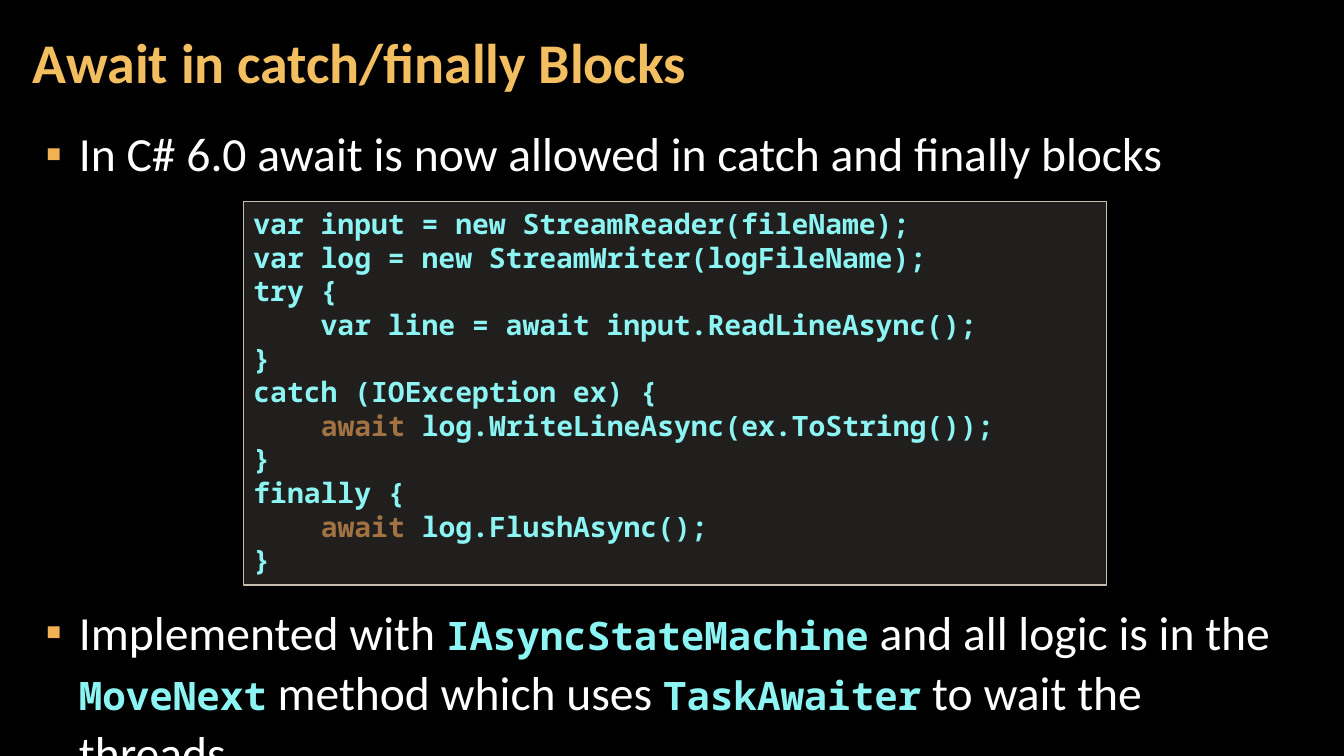
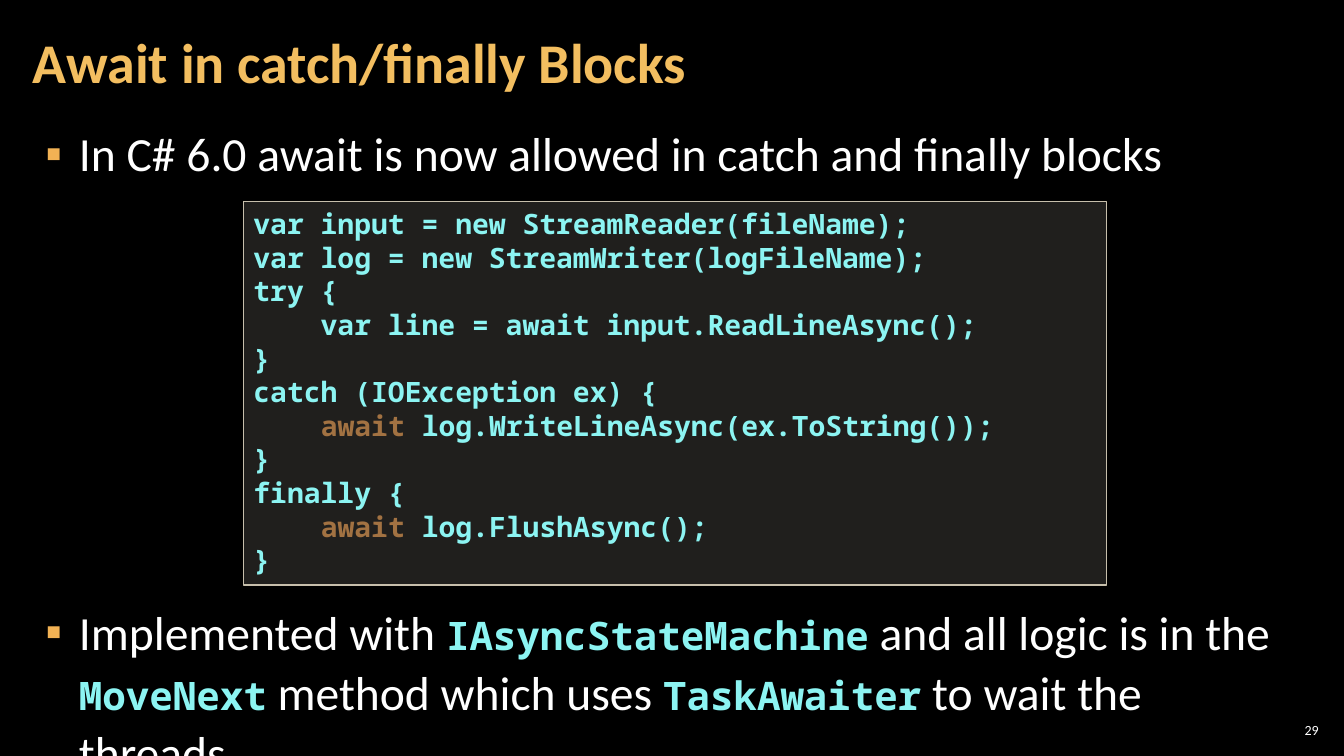
Before and after one commit to NikolayIT/CSharp-New-Features, a slide deck: slide 29 of docs/What is new in CSharp 6.0 and 7.0.pptx. Drawn at 1344x756 pixels with LibreOffice and Linux fonts; fonts in the diff are those of the drawing; background and template pictures are left out. Boxes give left, top, right and bottom in pixels: in the first picture for what was removed or moved away, otherwise in the second. Text is boxed around its words. In the diff, an @@ line names an element or a change of style, - is before the commit and + after.

```diff
--- a/docs/What is new in CSharp 6.0 and 7.0.pptx
+++ b/docs/What is new in CSharp 6.0 and 7.0.pptx
@@ page number added at (x1=1305, y1=726, x2=1319, y2=735), 10 pt, text #FFFFFF @@
+29
```
Also in this commit, not shown: 7 other slides changed, 20 slides added, 7 slides removed.
